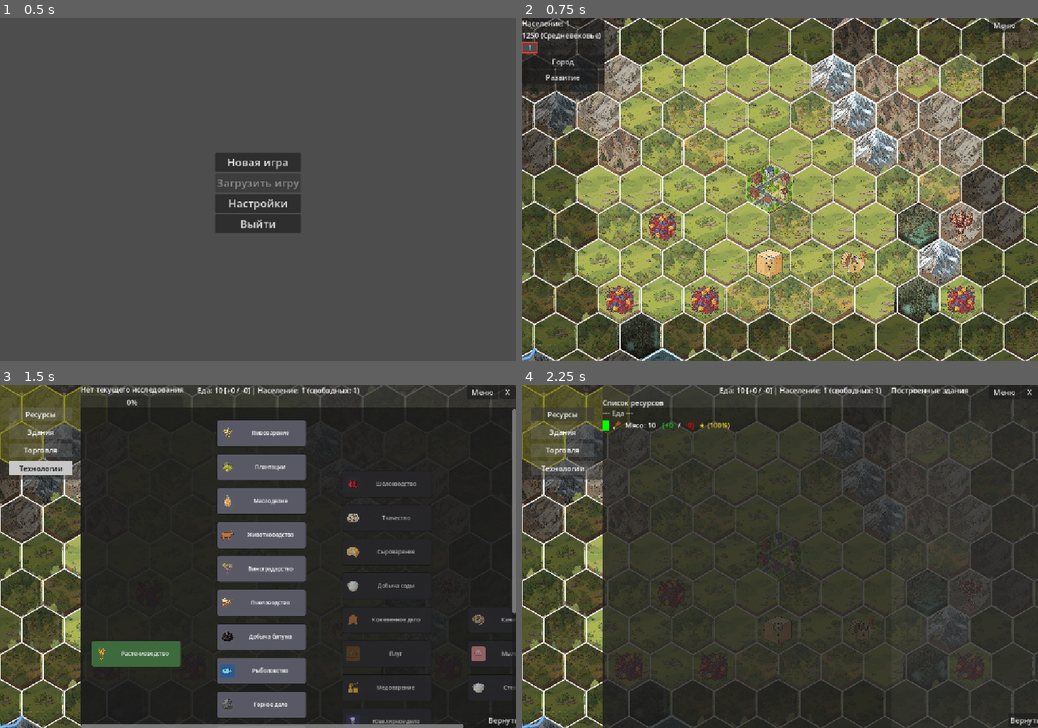
Above: before the commit, frames 1-4 (two rows, left to right).
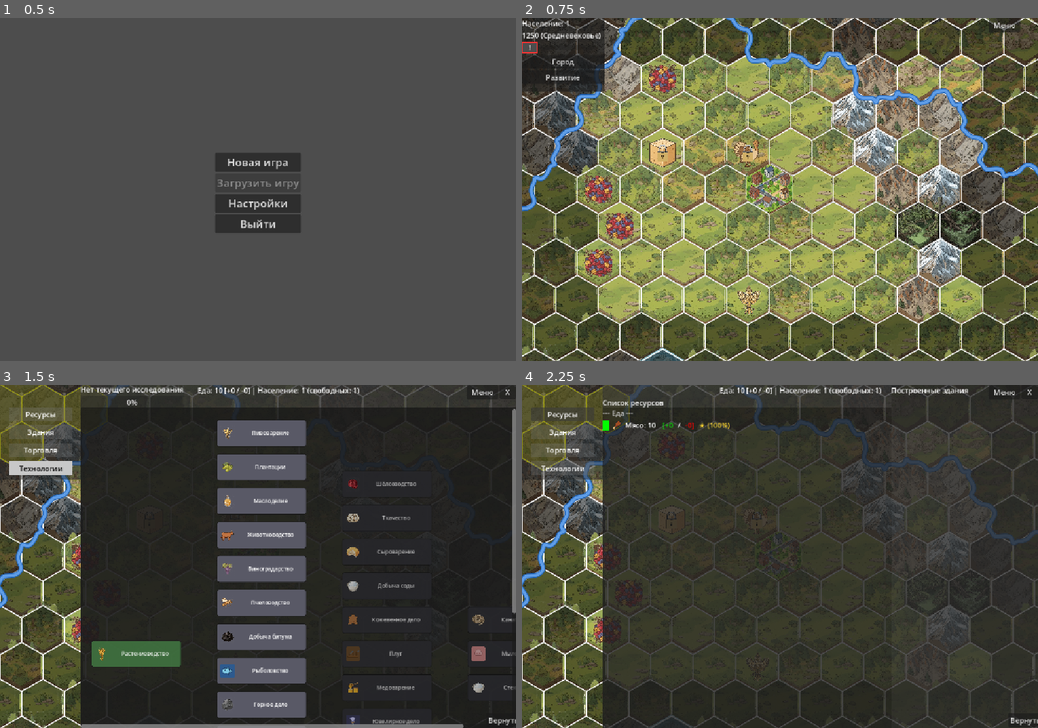
Above: after the commit, the same moments.

Repository: Night-Pryanik/The-City
Game: Godot game, scene res://scenes/main_menu.tscn
Two runs of this game, one before a commit and one after it. Both use one fixed random seed, a clock stepped at 60 frames per second and the inputs below.
Inputs (mouse positions are in pixels of both pictures, inside the frame that each line leads up to):
- Up to frame 1 (0.5 s): no input
- Up to frame 2 (0.75 s): click "Новая игра" at 0.5 s
- Up to frame 3 (1.5 s): click (10, 415) at 1.25 s
- Up to frame 4 (2.25 s): click "Ресурсы" at 2 s

Frame 1 is identical in both runs. In frame 2, 31% of the frame differs, in the area x 0-100%, y 0-100%; in frame 3, 2.7%; in frame 4, 4.7%.

Commit message:
Более приемлемый конфиг карты

Diff:
--- a/data/map_config.json
+++ b/data/map_config.json
@@ -53,15 +53,15 @@
     //                     Ограничивает и вариант А, и вариант Б, чтобы не
     //                     генерировать/отрисовывать бесконечное море.
     "sea": {
-      "mode": "noise",
+      "mode": "edge",
       "sea_level": 0.0,
       "noise_strength": 0.35,
-      "edge_gradient": 0.4,
+      "edge_gradient": 1,
       "city_bump": 0.5,
       "city_bump_radius": 8,
       "beach": true,
       "sides": [1, 2],
-      "width_min": 4,
+      "width_min": 1,
       "width_max": 7,
       "max_width": 8
     },
--- a/scripts/map_generator.gd
+++ b/scripts/map_generator.gd
@@ -156,9 +156,9 @@
 # Пост-обработка после Вороного: превращает часть равнинных гексов вокруг
 # озёр и морей в марши. Кольцо шириной в 1 гекс — перебираем только
 # непосредственных соседей каждого озера/моря. Каждый такой сосед-равнина
-# становится маршем с шансом 25% (MARSH_CHANCE). Гексы помечаются
+# становится маршем с шансом 15% (MARSH_CHANCE). Гексы помечаются
 # временным флагом _is_marsh, чтобы генерация покрова потом могла выставить им cover.
-const MARSH_CHANCE := 0.25
+const MARSH_CHANCE := 0.15
 
 # Возвращает конфигурацию моря из data/map_config.json (блок "sea").
 func _sea_config() -> Dictionary:
